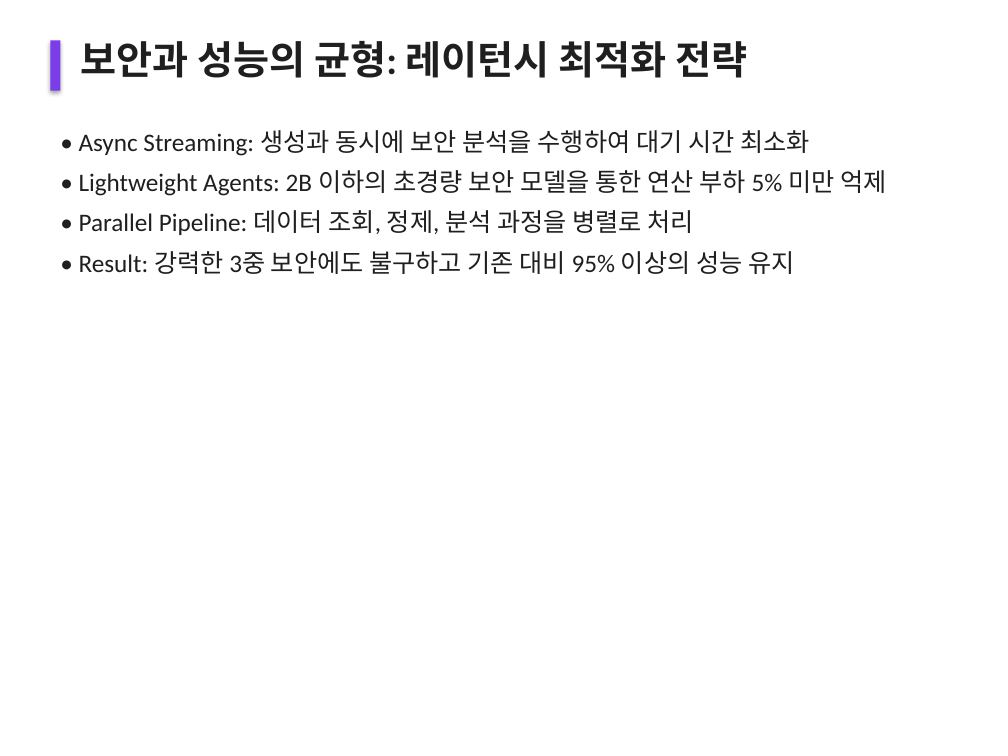
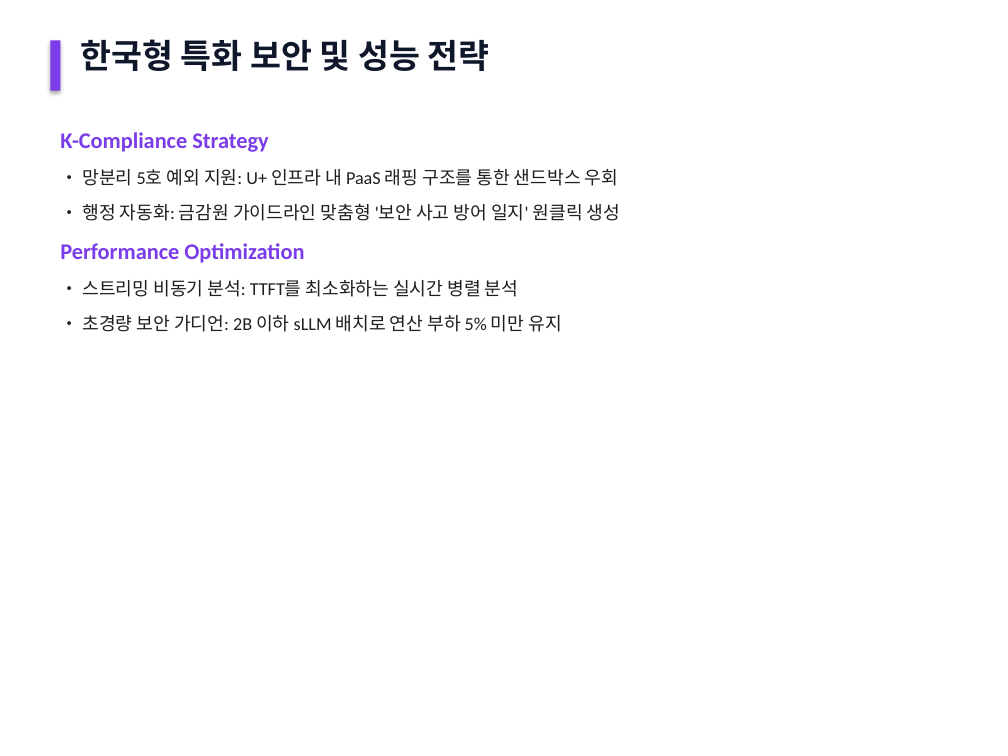
Before and after one commit to flyngcoq/ai_project, a slide deck: slide 8 of 40_Projects/Work/Safe_AI/Next_Gen_AI_Security_Strategy.pptx (slide 12 before the commit). Drawn at 1008x756 pixels with LibreOffice and Linux fonts; fonts in the diff are those of the drawing. Boxes give left, top, right and bottom in pixels: in the first picture for what was removed or moved away, otherwise in the second. Text is boxed around its words. In the diff, an @@ line names an element or a change of style, - is before the commit and + after.

```diff
--- a/40_Projects/Work/Safe_AI/Next_Gen_AI_Security_Strategy.pptx
+++ b/40_Projects/Work/Safe_AI/Next_Gen_AI_Security_Strategy.pptx
@@ text at box(80, 39, 490, 71): text changed; size 28 to 24 pt; text colour #1F1F1F to #0F172A @@
-보안과 성능의 균형: 레이턴시 최적화 전략
+한국형 특화 보안 및 성능 전략
@@ text at box(60, 132, 268, 152): text changed; size 18 to 16 pt; text colour #1F1F1F to #7B3CE9; bold on @@
-• Async Streaming: 생성과 동시에 보안 분석을 수행하여 대기 시간 최소화
+K-Compliance Strategy
@@ text at box(82, 169, 618, 186): text changed; size 18 to 13 pt @@
-• Lightweight Agents: 2B 이하의 초경량 보안 모델을 통한 연산 부하 5% 미만 억제
+• 망분리 5호 예외 지원: U+ 인프라 내 PaaS 래핑 구조를 통한 샌드박스 우회
@@ text at box(82, 203, 620, 221): text changed; size 18 to 13 pt @@
-• Parallel Pipeline: 데이터 조회, 정제, 분석 과정을 병렬로 처리
+• 행정 자동화: 금감원 가이드라인 맞춤형 '보안 사고 방어 일지' 원클릭 생성
@@ text at box(60, 243, 304, 263): text changed; size 18 to 16 pt; text colour #1F1F1F to #7B3CE9; bold on @@
-• Result: 강력한 3중 보안에도 불구하고 기존 대비 95% 이상의 성능 유지
+Performance Optimization
@@ text added at box(82, 280, 518, 297), 13 pt, text #1F1F1F @@
+• 스트리밍 비동기 분석: TTFT를 최소화하는 실시간 병렬 분석
@@ text added at box(82, 315, 561, 332), 13 pt, text #1F1F1F @@
+• 초경량 보안 가디언: 2B 이하 sLLM 배치로 연산 부하 5% 미만 유지
```
Also in this commit, not shown: 3 other slides changed, 8 slides added, 9 slides removed, 1 other file.
